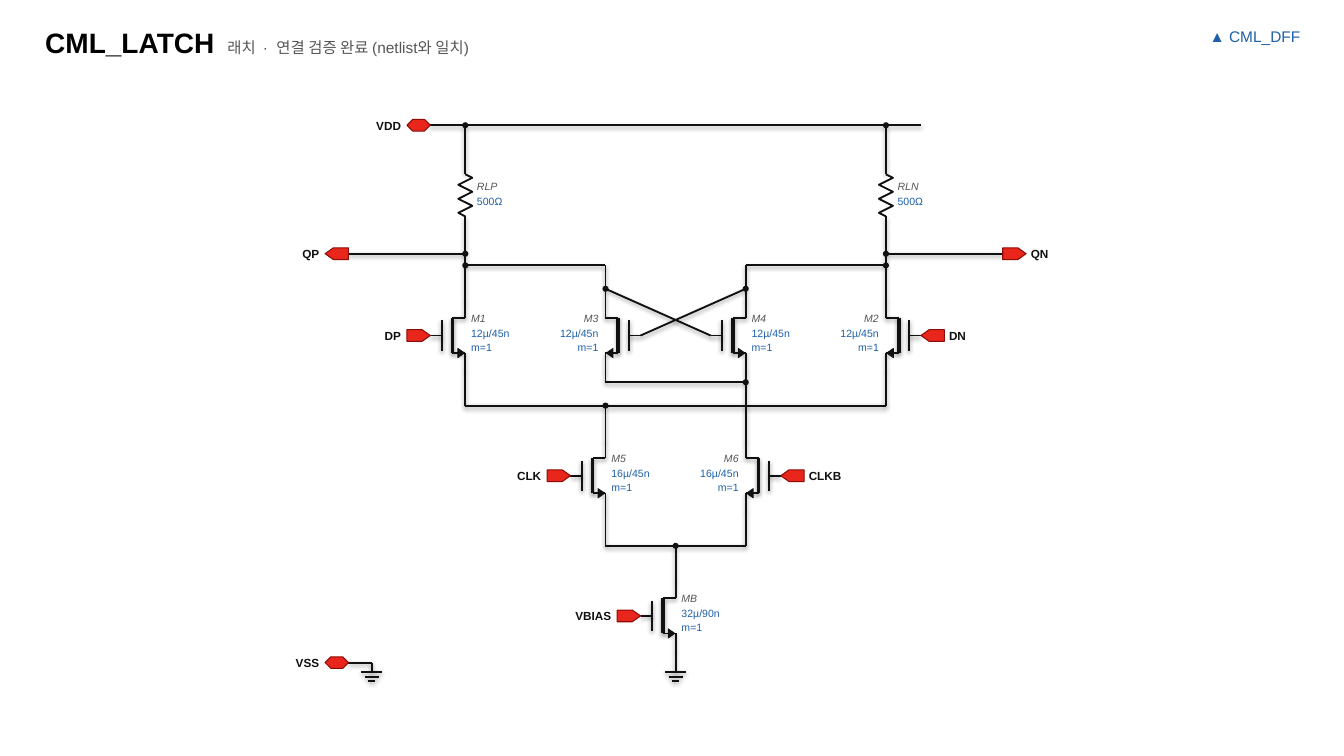
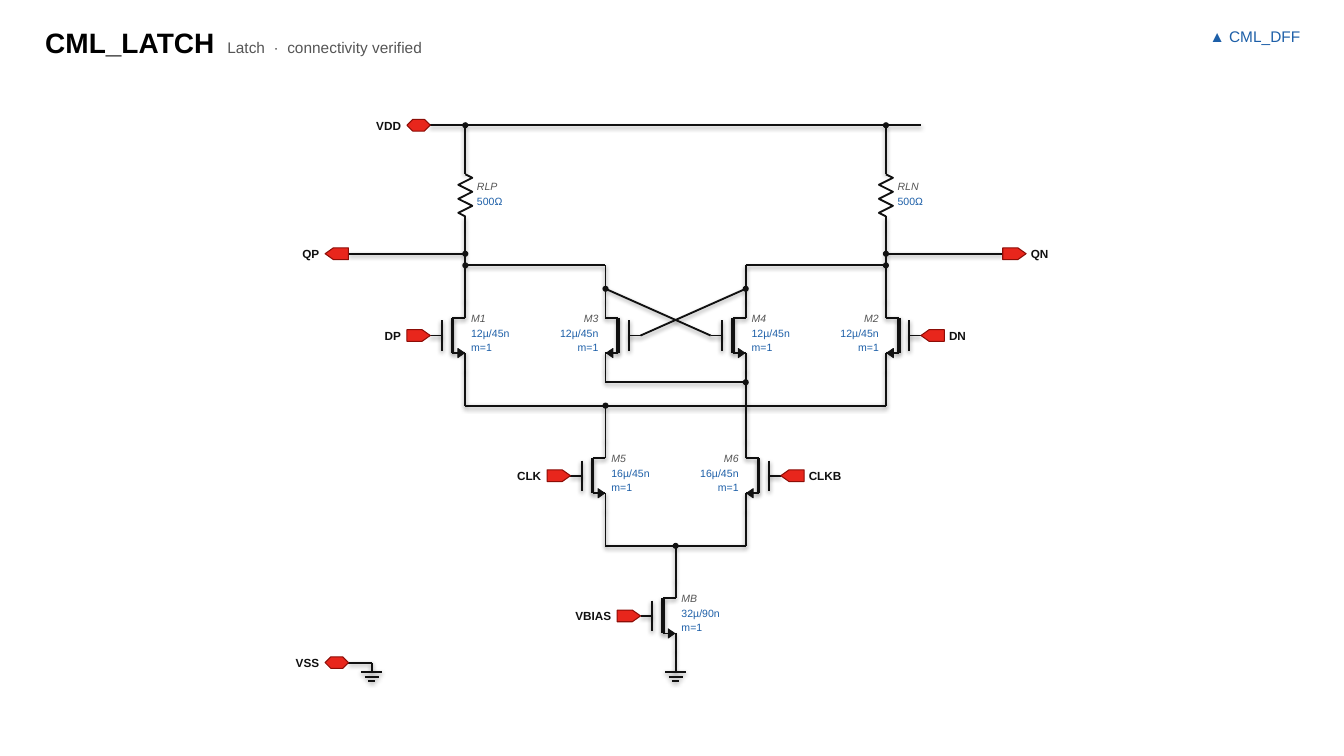
Before and after one commit to jmseo16/etf-dashboard, a slide deck: slide 6 of examples/input_buffer_system_schematic.pptx. Drawn at 1344x756 pixels with LibreOffice and Linux fonts; fonts in the diff are those of the drawing. Boxes give left, top, right and bottom in pixels: in the first picture for what was removed or moved away, otherwise in the second. Text is boxed around its words. In the diff, an @@ line names an element or a change of style, - is before the commit and + after.

```diff
--- a/examples/input_buffer_system_schematic.pptx
+++ b/examples/input_buffer_system_schematic.pptx
@@ text at (45,33,422,57): text changed @@
-CML_LATCH 래치 · 연결 검증 완료 (netlist와 일치)
+CML_LATCH Latch · connectivity verified
```
Also in this commit, not shown: 5 other slides changed, 14 other files.
